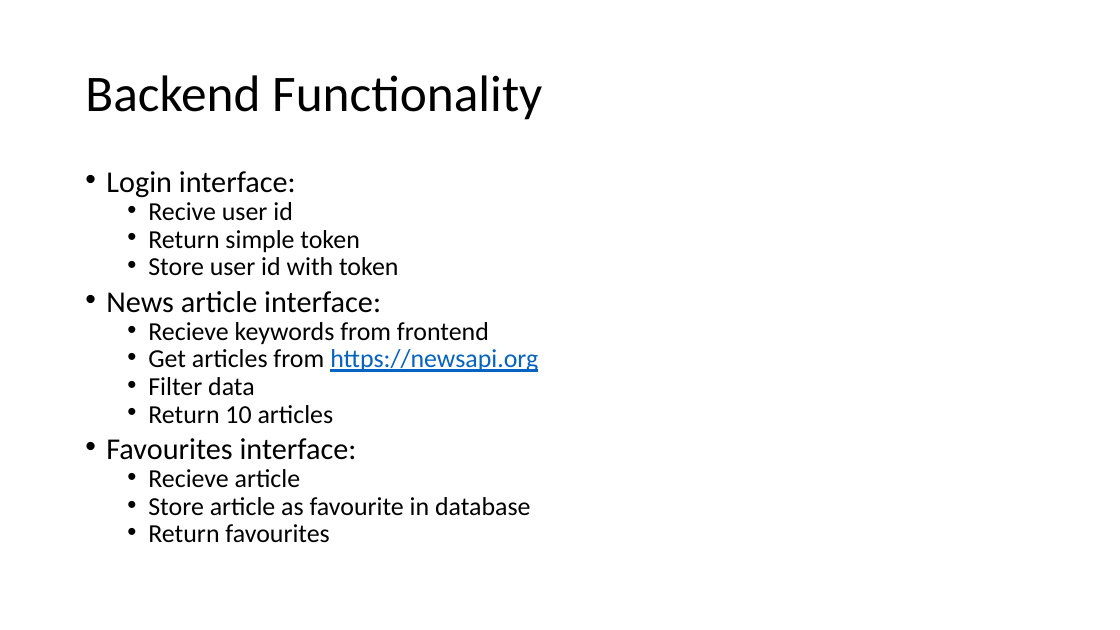
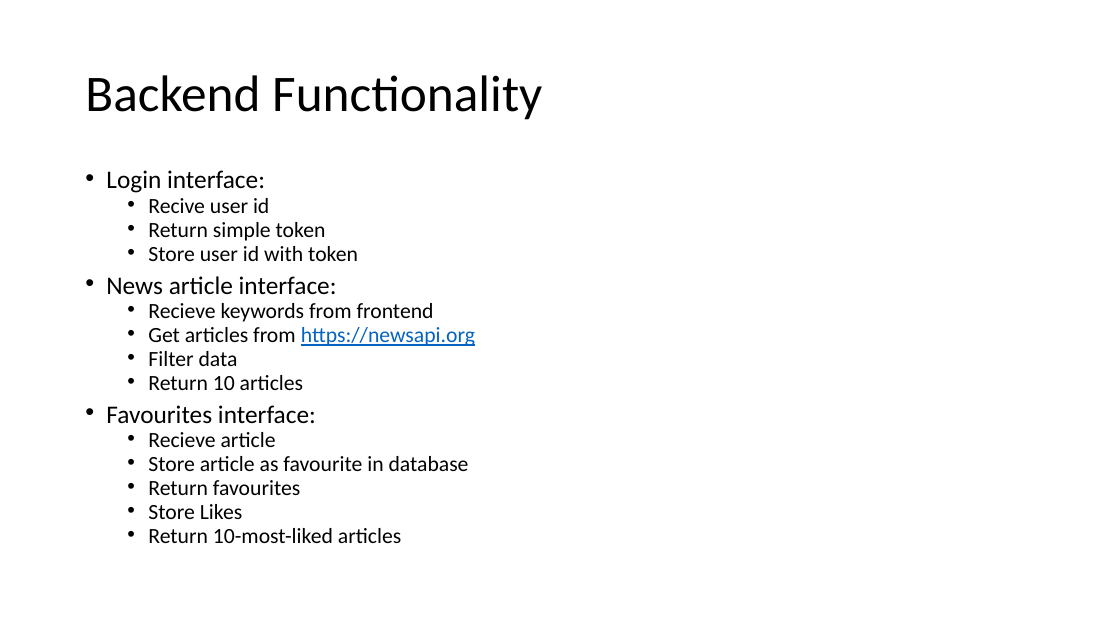
Before and after one commit to axelmotyka/node-react-workshop, a slide deck: slide 4 of Campusweek2.pptx. Drawn at 1120x630 pixels with LibreOffice and Linux fonts; fonts in the diff are those of the drawing. Boxes give left, top, right and bottom in pixels: in the first picture for what was removed or moved away, otherwise in the second. Text is boxed around its words. In the diff, an @@ line names an element or a change of style, - is before the commit and + after.

```diff
--- a/Campusweek2.pptx
+++ b/Campusweek2.pptx
@@ text at [106,170,475,495]: size 25.9 to 21.7 pt in "Login interface:", "News article interface:", "Favourites interface:"; size 22.2 to 18.6 pt in "Recive user id", "Return simple token", "Store user id with token", "Recieve keywords from frontend" and 6 more places @@
@@ text at [148,504,401,543]: paragraphs added @@
+  • Store Likes
+  • Return 10-most-liked articles
```
Also in this commit, not shown: 2 other slides changed.
